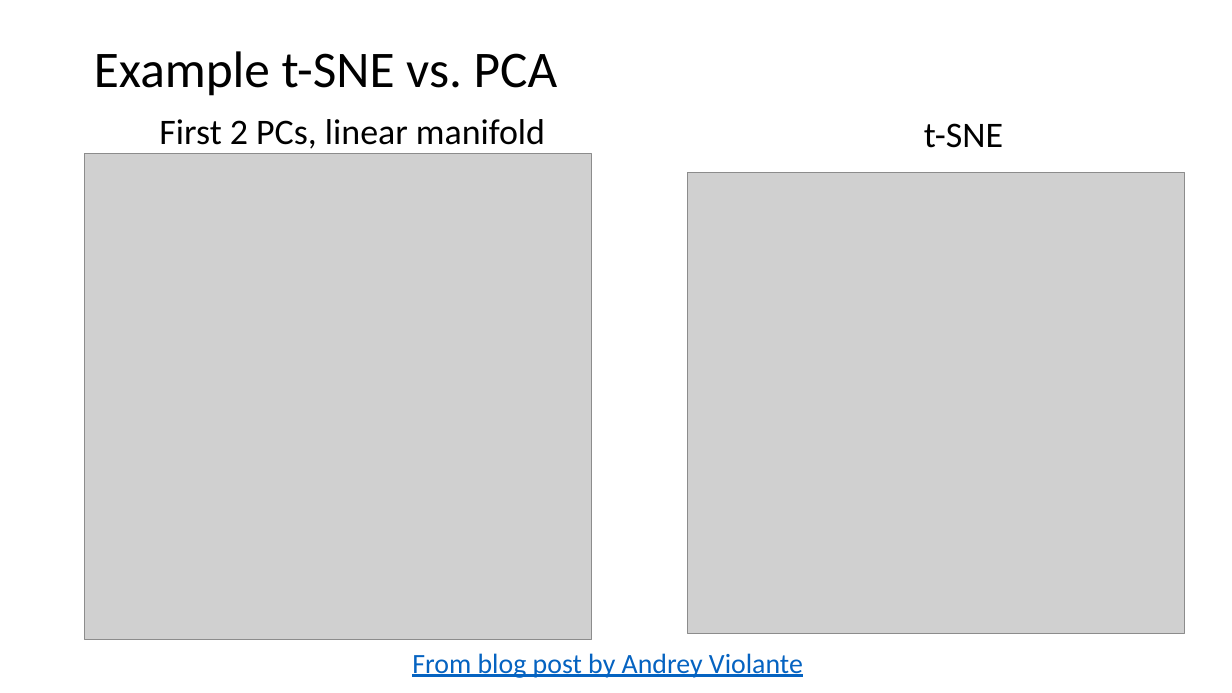
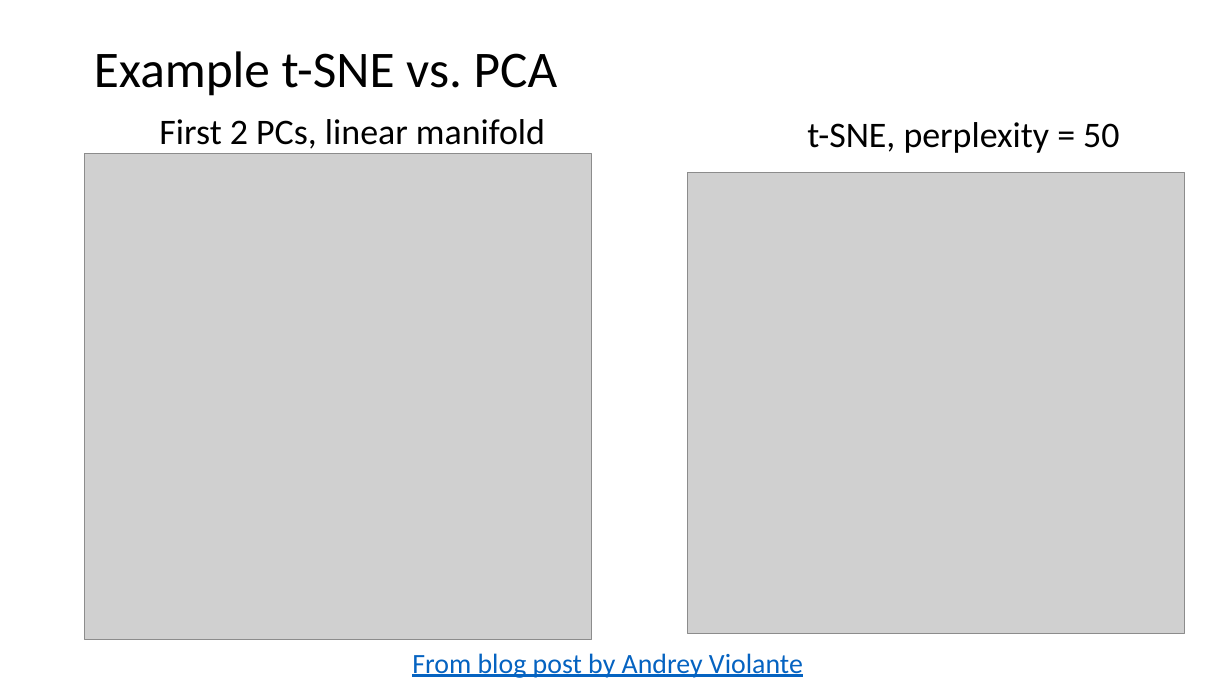
Before and after one commit to StephenElston/CSCI-E-108, a slide deck: slide 48 of slides/10_DimensionalityReduction_Part2.pptx. Drawn at 1232x693 pixels with LibreOffice and Linux fonts; fonts in the diff are those of the drawing; grey boxes stand for pictures. Boxes give left, top, right and bottom in pixels: in the first picture for what was removed or moved away, otherwise in the second. Text is boxed around its words. In the diff, an @@ line names an element or a change of style, - is before the commit and + after.

Commit message:
Corrected slide

```diff
--- a/slides/10_DimensionalityReduction_Part2.pptx
+++ b/slides/10_DimensionalityReduction_Part2.pptx
@@ text at [807, 122, 1119, 153]: text changed @@
-t-SNE
+t-SNE, perplexity = 50
```
